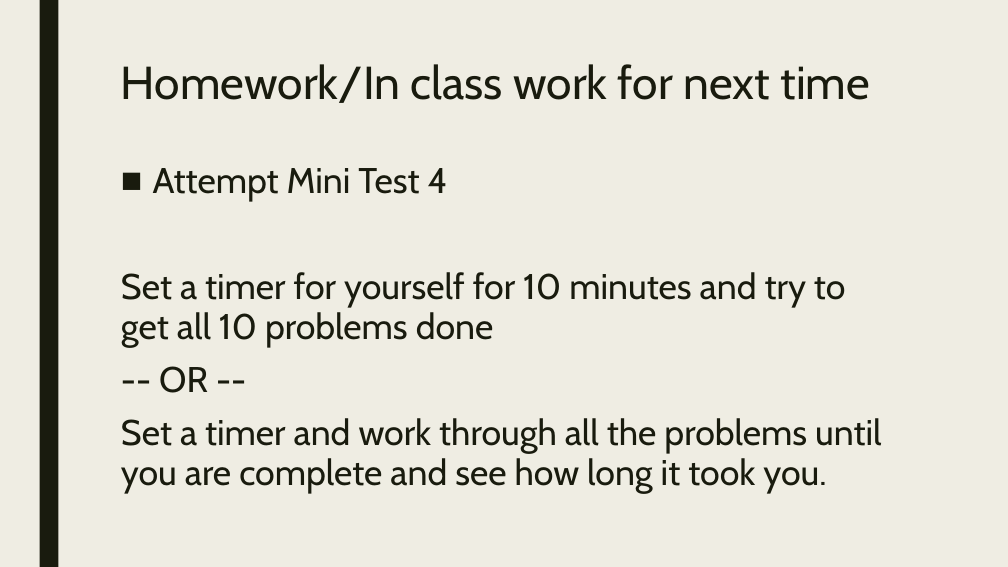
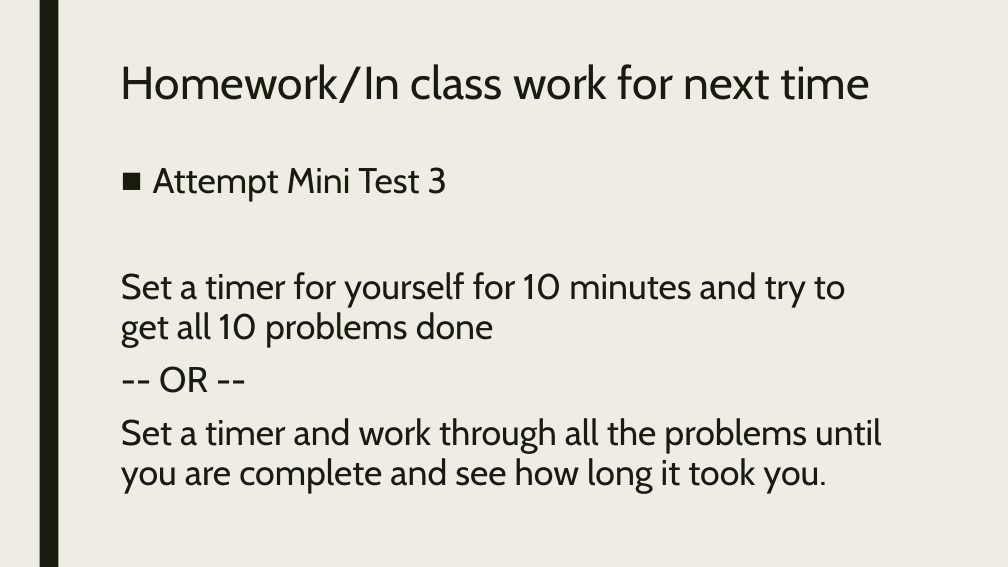
Before and after one commit to codecuddy/pre_calc, a slide deck: slide 17 of _PowerPoints/2nd Semester/Unit 9 ACT/PreCalc_Day_063 ACT Abbreviated Test.pptx. Drawn at 1008x567 pixels with LibreOffice and Linux fonts; fonts in the diff are those of the drawing. Boxes give left, top, right and bottom in pixels: in the first picture for what was removed or moved away, otherwise in the second. Text is boxed around its words. In the diff, an @@ line names an element or a change of style, - is before the commit and + after.

```diff
--- a/_PowerPoints/2nd Semester/Unit 9 ACT/PreCalc_Day_063 ACT Abbreviated Test.pptx
+++ b/_PowerPoints/2nd Semester/Unit 9 ACT/PreCalc_Day_063 ACT Abbreviated Test.pptx
@@ text at [153,167,448,201]: text changed @@
-■ Attempt Mini Test 4
+■ Attempt Mini Test 3
```
Also in this commit, not shown: 1 other slide changed, 5 other files.
